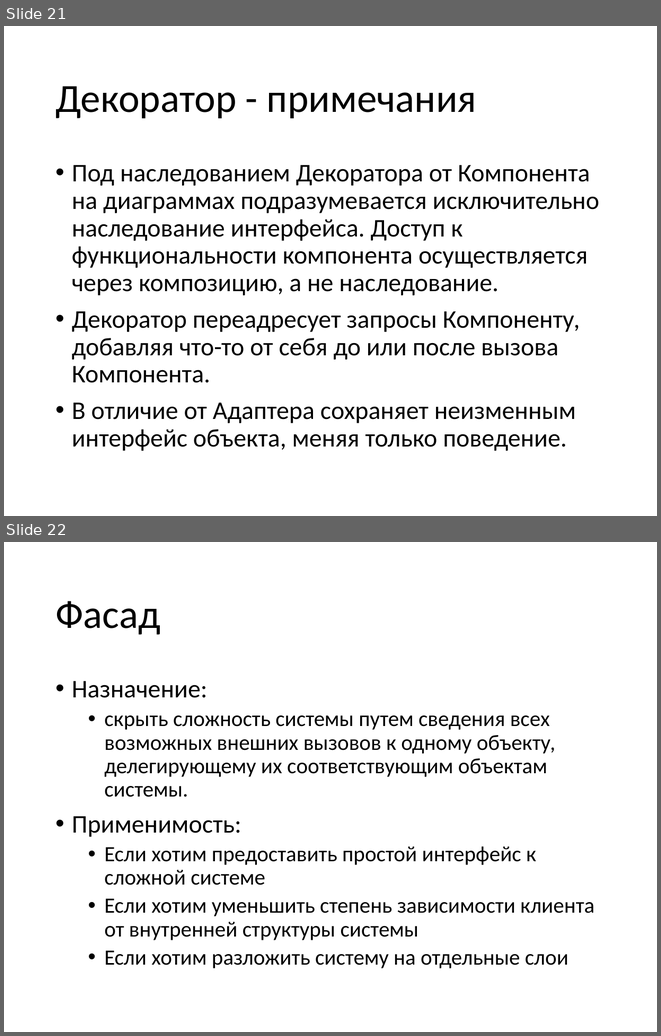
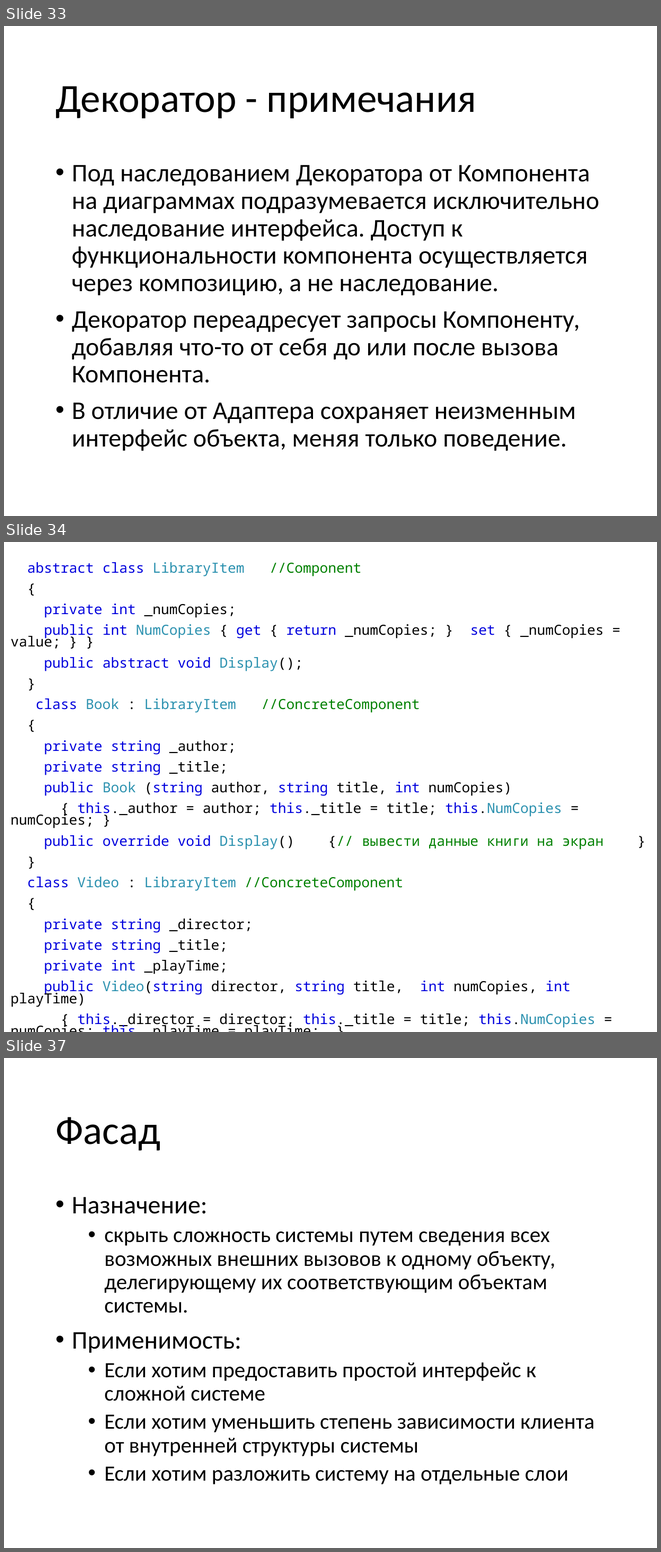
Before and after one commit to pelipas/OOP, a slide deck: Lecture_14_OOP_new.pptx. Shown one above the other, each under a label of ours: slides 21 and 22 before the commit, slides 33, 34 and 37 after it; the slides between them are not shown. The pictures are 661x1036 and 661x1552 pixels, drawn with LibreOffice and Linux fonts; fonts in the diff are those of the drawing. Boxes give left, top, right and bottom in pixels: in the first picture for what was removed or moved away, otherwise in the second. Text is boxed around its words. In the diff, an @@ line names an element or a change of style, - is before the commit and + after.

```diff
--- a/Lecture_14_OOP_new.pptx
+++ b/Lecture_14_OOP_new.pptx
@@ slide 34 added at [4,542,657,1032], background #FFFFFF @@
@@ text added at [10,562,604,1027], 15.4 pt, text #000000 @@
+abstract class LibraryItem //Component
+{
+private int _numCopies;
+public int NumCopies { get { return _numCopies; } set { _numCopies = value; } }
+public abstract void Display();
+}
+class Book : LibraryItem //ConcreteComponent
+{
+private string _author;
+private string _title;
+public Book (string author, string title, int numCopies)
+{ this._author = author; this._title = title; this.NumCopies = numCopies; }
+public override void Display() {// вывести данные книги на экран }
+}
+class Video : LibraryItem //ConcreteComponent
+{
+private string _director;
+private string _title;
+private int _playTime;
+public Video(string director, string title, int numCopies, int playTime)
+{ this._director = director; this._title = title; this.NumCopies = numCopies; this._playTime = playTime; }
+public override void Display() {// вывести данные фильма на экран }
+}
@@ what was slide 21 is now slide 33 @@
@@ what was slide 22 is now slide 37 @@
```
Also in this commit, not shown: 4 slides changed, 22 other slides added, 4 other files.
